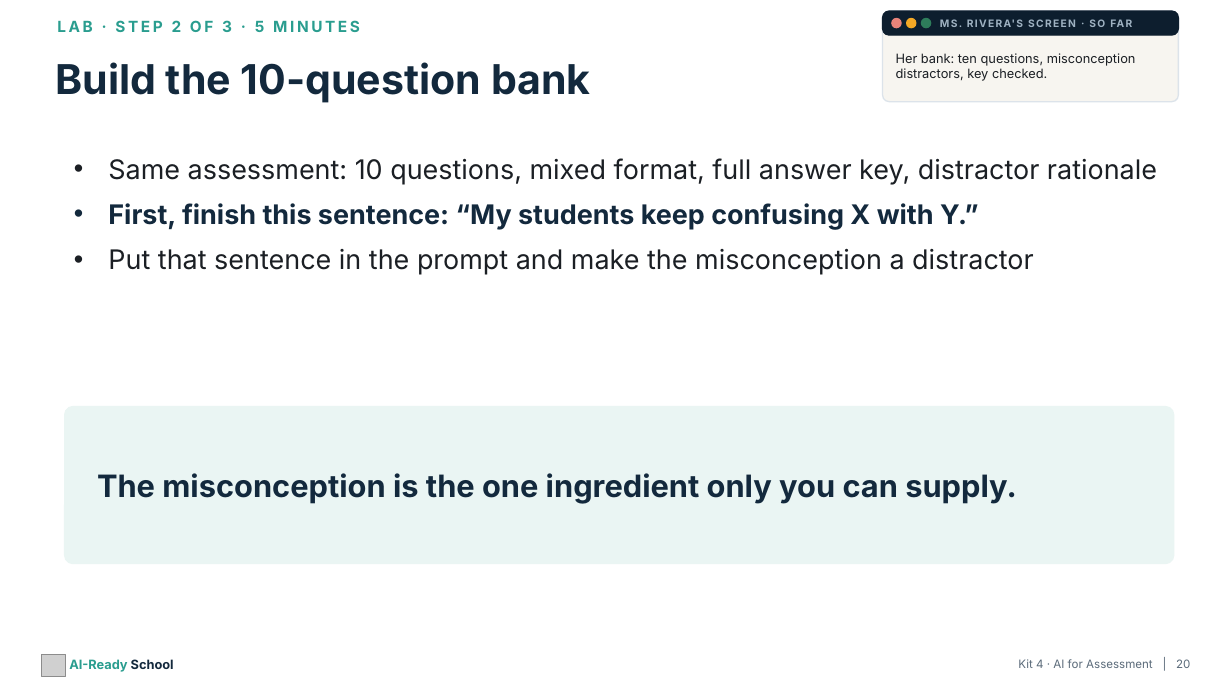
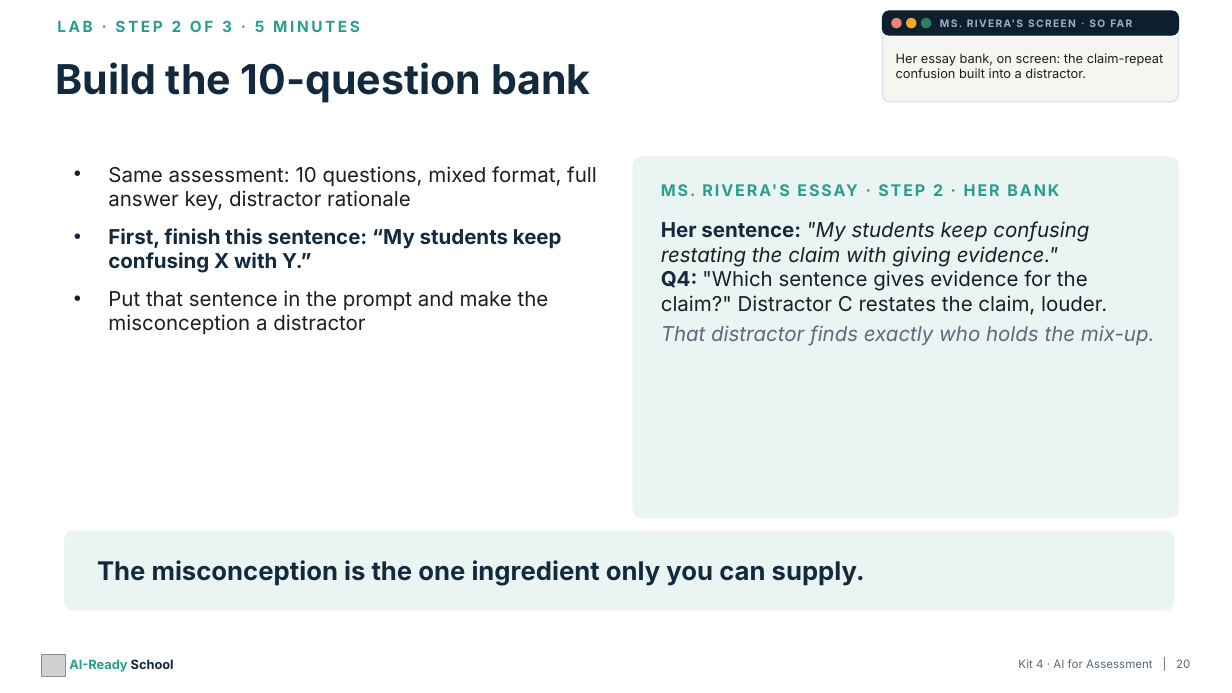
Before and after one commit to aspinozzi1/Ai-School-Ready, a slide deck: slide 20 of kits/kit04/Kit04_PresentationDeck.pptx. Drawn at 1232x693 pixels with LibreOffice and Linux fonts; fonts in the diff are those of the drawing; grey boxes stand for pictures. Boxes give left, top, right and bottom in pixels: in the first picture for what was removed or moved away, otherwise in the second. Text is boxed around its words. In the diff, an @@ line names an element or a change of style, - is before the commit and + after.

```diff
--- a/kits/kit04/Kit04_PresentationDeck.pptx
+++ b/kits/kit04/Kit04_PresentationDeck.pptx
@@ text at box(896, 53, 1164, 78): text changed @@
-Her bank: ten questions, misconception distractors, key checked.
+Her essay bank, on screen: the claim-repeat confusion built into a distractor.
@@ text "Same assessment: 10 questions, mixed ...": place and size @@
-text "Same assessment: 10 questions, mixed ..." at box(108, 158, 1157, 275)
+text "Same assessment: 10 questions, mixed ..." at box(108, 166, 597, 335)
@@ text "Same assessment: 10 questions, mixed ..." at box(108, 166, 597, 335): size 21 to 16 pt @@
@@ rounded rectangle: place and size @@
-rounded rectangle at box(65, 407, 1174, 564)
+rounded rectangle at box(633, 157, 1178, 518)
@@ rounded rectangle at box(633, 157, 1178, 518): proportions changed @@
@@ text added at box(678, 184, 943, 196), 12.5 pt, text #2A9D8F, bold @@
+MS. RIVERA'S ESSAY · STEP 2 · HER BANK
@@ text added at box(661, 221, 1155, 346), 16 pt, text #1B1F24, italic @@
+Her sentence: "My students keep confusing restating the claim with giving evidence."
+Q4: "Which sentence gives evidence for the claim?" Distractor C restates the claim, louder.
+That distractor finds exactly who holds the mix-up.
@@ rounded rectangle added at box(65, 531, 1174, 610), fill #EAF5F3, outline #EAF5F3 1 pt @@
@@ text "The misconception is the one ...": place and size @@
-text "The misconception is the one ..." at box(97, 473, 1017, 504)
+text "The misconception is the one ..." at box(97, 560, 865, 586)
@@ text "The misconception is the one ..." at box(97, 560, 865, 586): size 24 to 20 pt @@
```
Also in this commit, not shown: 6 other slides changed, 11 other files.
